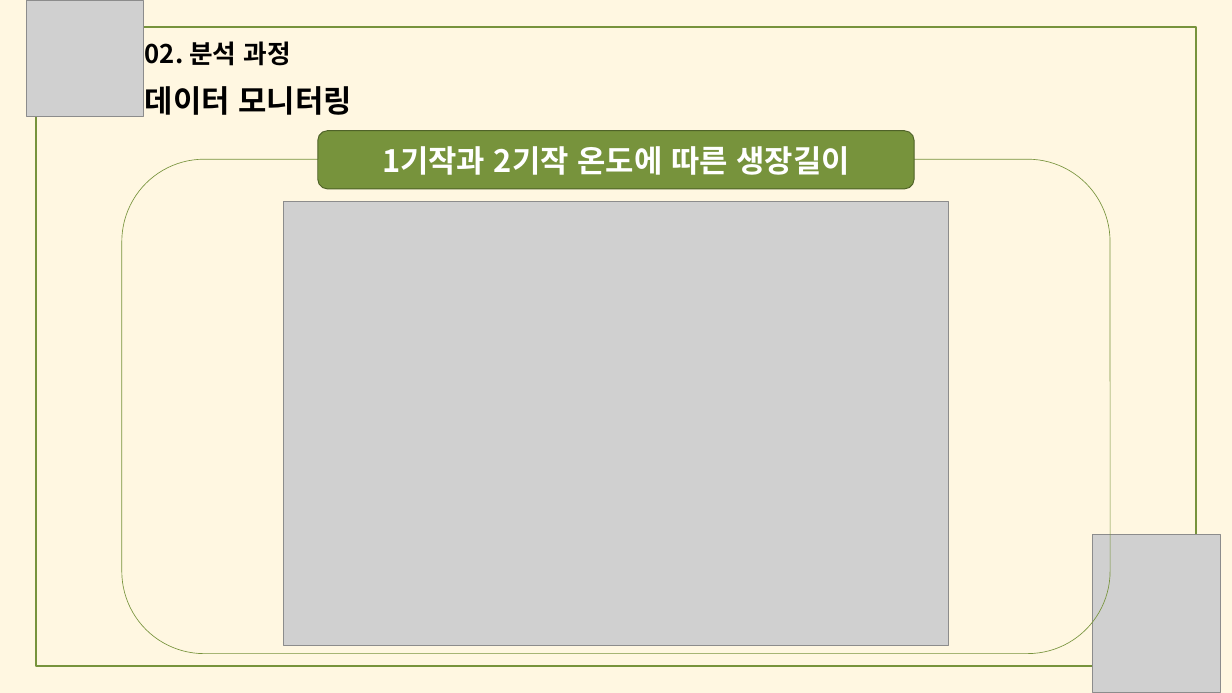
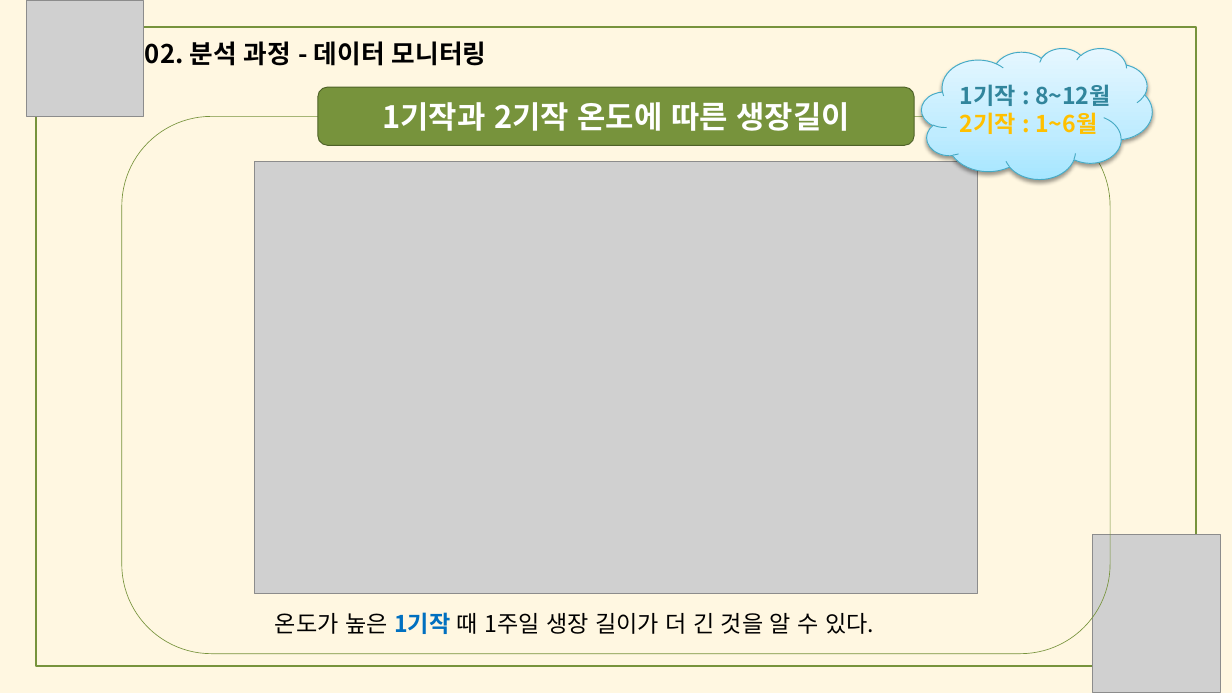
Before and after one commit to meucham11/nong_intern, a slide deck: slide 16 of 경진대회.pptx. Drawn at 1232x693 pixels with LibreOffice and Linux fonts; fonts in the diff are those of the drawing; grey boxes stand for pictures. Boxes give left, top, right and bottom in pixels: in the first picture for what was removed or moved away, otherwise in the second. Text is boxed around its words. In the diff, an @@ line names an element or a change of style, - is before the commit and + after.

```diff
--- a/경진대회.pptx
+++ b/경진대회.pptx
@@ text at (145, 41, 487, 66): text changed; size 24 to 20 pt @@
-데이터 모니터링
+02. 분석 과정 - 데이터 모니터링
@@ cloud added at (921, 48, 1153, 179), fill gradient #A7E6FF to #C1EDFF to #E7F8FF, outline #46AAC5 0.75 pt @@
@@ rounded rectangle "1기작과 2기작 온도에 따른 생장길이": place and size @@
-rounded rectangle "1기작과 2기작 온도에 따른 생장길이" at (318, 130, 914, 189)
+rounded rectangle "1기작과 2기작 온도에 따른 생장길이" at (318, 87, 914, 145)
@@ text added at (960, 84, 1111, 134), 18 pt, text #31859C, bold @@
+1기작 : 8~12월
+2기작 : 1~6월
@@ rounded rectangle: place and size @@
-rounded rectangle at (122, 159, 1111, 653)
+rounded rectangle at (122, 116, 1111, 653)
@@ picture: place and size @@
-picture at (284, 201, 948, 646)
+picture at (255, 162, 978, 594)
@@ text added at (275, 612, 874, 634), 18 pt, text #000000 @@
+온도가 높은 1기작 때 1주일 생장 길이가 더 긴 것을 알 수 있다.
```
Also in this commit, not shown: 22 other slides changed.
